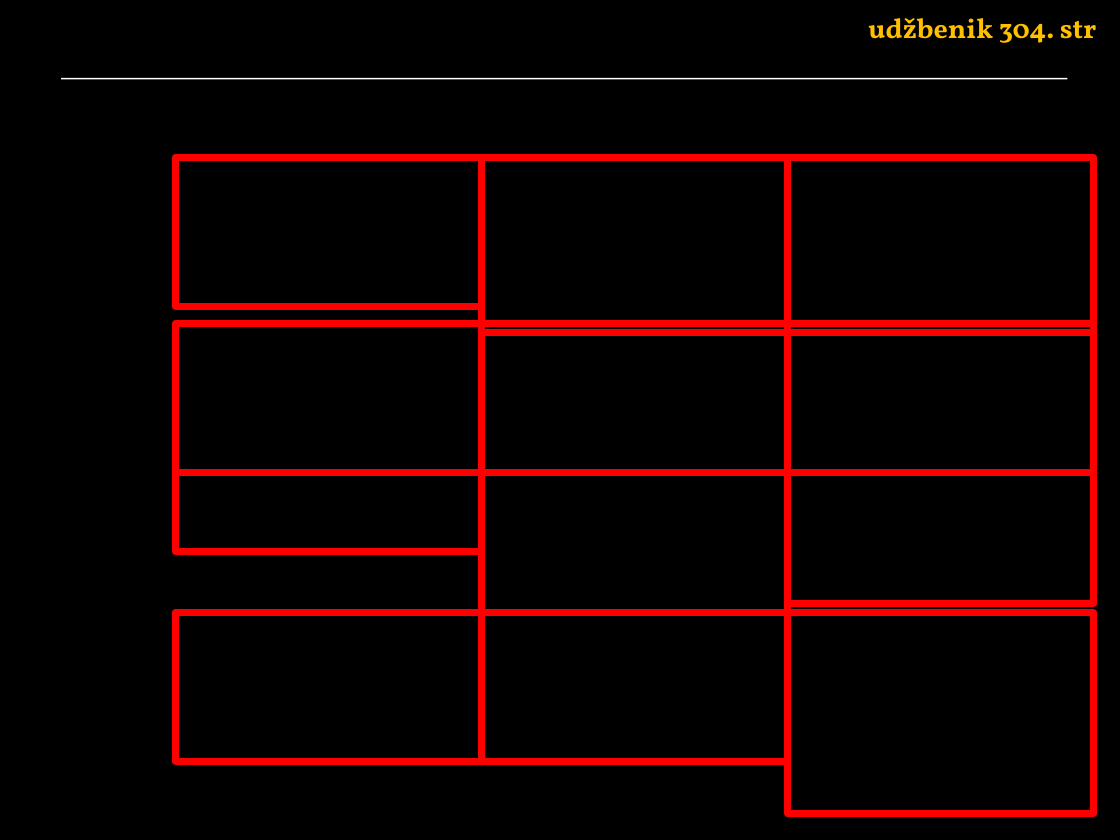
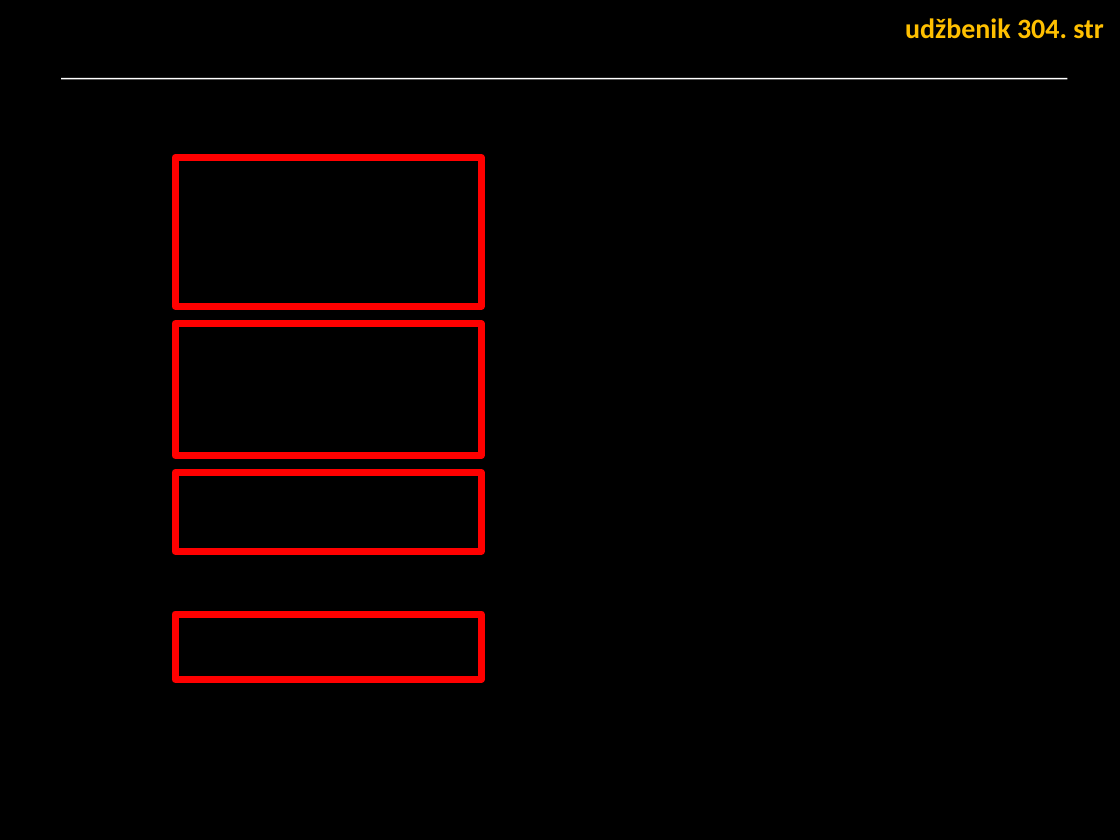
Before and after one commit to srednja-skola/sociologija, a slide deck: slide 54 of data/pptx/002_metode_istrazivanja.pptx (slide 46 before the commit). Drawn at 1120x840 pixels with LibreOffice and Linux fonts; fonts in the diff are those of the drawing; background and template pictures are left out. Boxes give left, top, right and bottom in pixels: in the first picture for what was removed or moved away, otherwise in the second. Text is boxed around its words. In the diff, an @@ line names an element or a change of style, - is before the commit and + after.

```diff
--- a/data/pptx/002_metode_istrazivanja.pptx
+++ b/data/pptx/002_metode_istrazivanja.pptx
@@ text "udžbenik 304. str": place and size @@
-text "udžbenik 304. str" at (868,18,1096,43)
+text "udžbenik 304. str" at (905,18,1103,39)
@@ text "udžbenik 304. str" at (905,18,1103,39): font Vollkorn to Calibri @@
@@ rectangle removed at (482,158,787,333) @@
@@ rectangle removed at (787,158,1093,333) @@
@@ rectangle: place and size @@
-rectangle at (175,324,480,473)
+rectangle at (175,324,480,455)
@@ rectangle removed at (482,324,787,473) @@
@@ rectangle removed at (787,324,1093,473) @@
@@ rectangle removed at (482,473,787,613) @@
@@ rectangle removed at (787,473,1093,604) @@
@@ rectangle: place and size @@
-rectangle at (175,613,480,762)
+rectangle at (175,614,480,679)
@@ rectangle removed at (482,613,787,762) @@
@@ rectangle removed at (787,613,1093,814) @@
```
Also in this commit, not shown: 36 other slides changed, 8 slides added.
